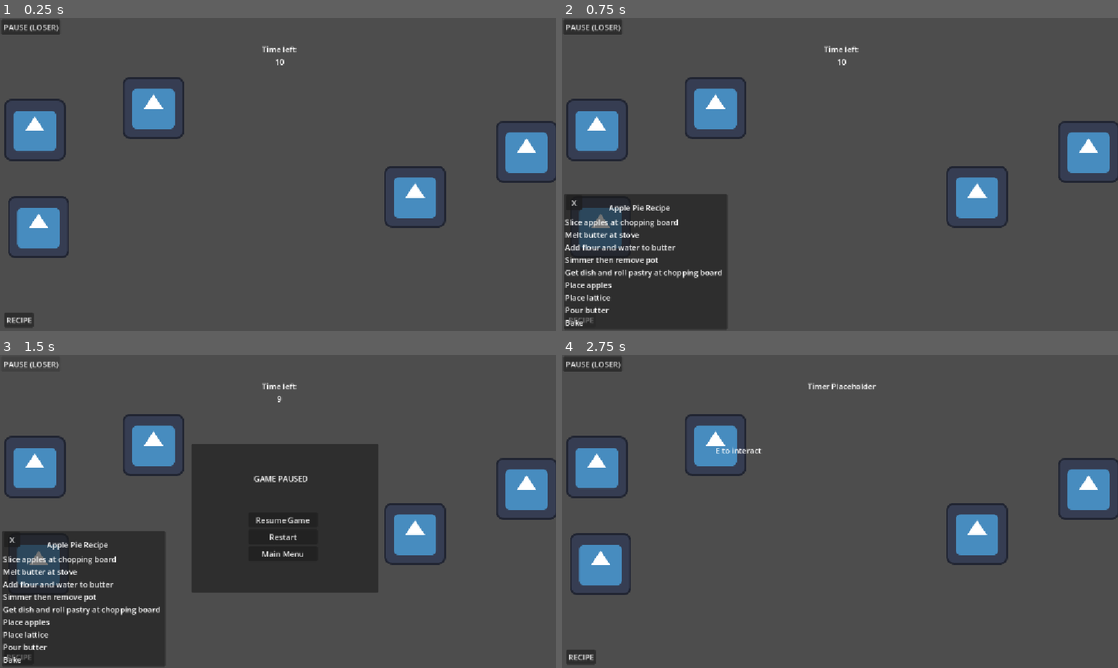
Above: before the commit, frames 1-4 (two rows, left to right).
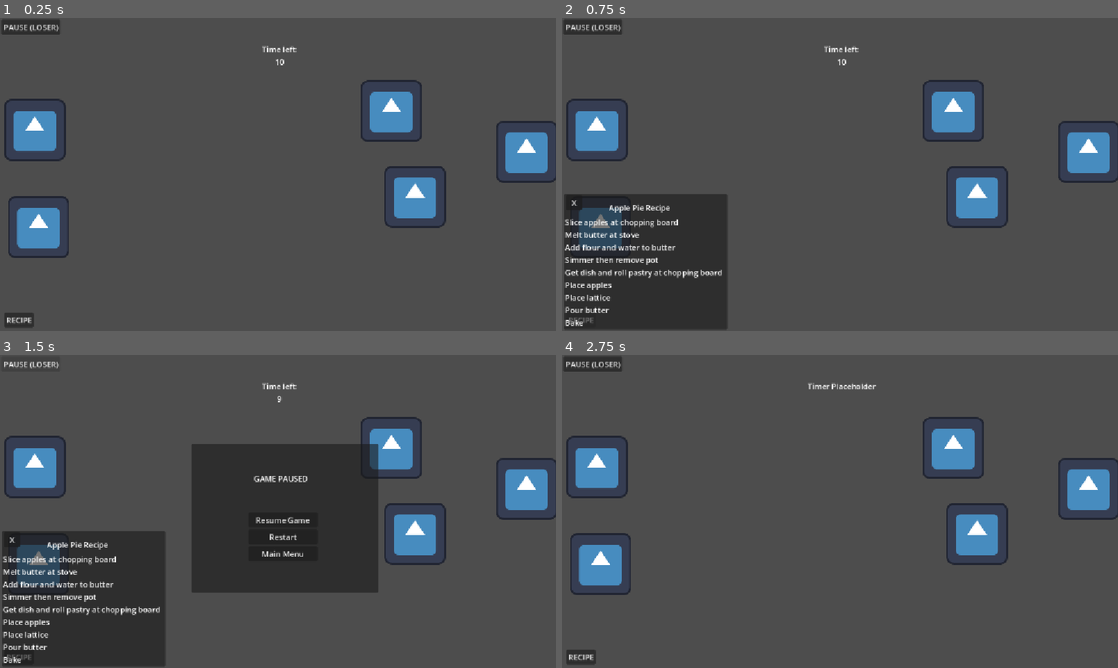
Above: after the commit, the same moments.

Repository: tszyana/SenselessChefs
Game: Godot game, scene res://scenes/kitchen.tscn
Same seed, same stepped clock (60 frames per second), same inputs: the game is played once before the commit and once after it. This scene is started directly instead of the project's main scene. The engine's default icon, where the game draws it, is replaced by a stand-in: a white triangle on a blue panel in a dark square.
Inputs:
- Up to frame 1 (0.25 s): no input
- Up to frame 2 (0.75 s): click "RECIPE" at 0.5 s
- Up to frame 3 (1.5 s): click "PAUSE (LOSER)" at 1.25 s
- Up to frame 4 (2.75 s): click "Restart" at 2 s

The runs differ from the first frame. In frame 1, 2.6% of the frame differs, in the area x 22-76%, y 18-40%; in frame 2, 2.6%; in frame 3, 2.5%; in frame 4, 2.6%.
Error before the commit: Attempt to call function 'show' in base 'null instance' on a null instance. (res://scripts/player_mute.gd:30)

Commit message:
temporary fix for other players no move

Diff:
--- a/scenes/kitchen.tscn
+++ b/scenes/kitchen.tscn
@@ -51,7 +51,6 @@
 [node name="Players" type="Node2D" parent="." unique_id=1408460873]
 
 [node name="MutePlayer" parent="Players" unique_id=102776357 instance=ExtResource("1_01sk3")]
-visible = false
 position = Vector2(811, 193)
 
 [node name="DeafPlayer" parent="Players" unique_id=1982512972 instance=ExtResource("2_jtesv")]
@@ -59,6 +58,7 @@
 position = Vector2(363, 436)
 
 [node name="BlindPlayer" parent="Players" unique_id=1426497895 instance=ExtResource("3_c621a")]
+visible = false
 position = Vector2(318, 186)
 
 [node name="Control" type="Control" parent="." unique_id=751850616]
--- a/scripts/chopping_board.gd
+++ b/scripts/chopping_board.gd
@@ -5,6 +5,13 @@
 @export var chop_time := 1.5
 
 var ingredients = []
+const COMBOS = {
+	"chopped_apple": ["apple"],
+	"dough": ["flour", "egg", "salt"]
+}
+
+var current_combo_index := 0
+var current_ingredient_index := 0
 
 # Called when the node enters the scene tree for the first time.
 func _ready() -> void:
@@ -13,26 +20,62 @@
 func _on_interact():
 	# if player is holding object??
 	var player = get_tree().get_first_node_in_group("player_blind")
-	var item = player.get_item()
-
-	ingredients.append(item.item_name)
 
 	if not player.carrying_item:
 		print("Not holding anything u dummy")
 		return
 
-	print("Chopping...")
+	var item = player.remove_item()
+
+	# get current recipe
+	var combo = COMBOS.values()[current_combo_index]
+	var expected_ingredient = combo[current_ingredient_index]
+
+	if item.item_name != expected_ingredient:
+		item.reparent(self)
+		item.position = Vector2.ZERO
+		make_result(item, "trash")
+		return
+
+	# if correct, then move item to chopping board
+	item.reparent(self)
+	item.position = Vector2.ZERO
+
+	ingredients.append(item.item_name)
+
 	player.can_move = false
 	interactable.is_interactable = false
 
-	if item and item.item_name == "apple":
-		# chop apples
-		pass
-	else:
-		pass
+	print("Chopping", item.item_name) # placeholder for sprite change??
 
 	await get_tree().create_timer(chop_time).timeout
 
-	print("Finished chopping!")
+	check_recipe(item)
+
 	player.can_move = true
 	interactable.is_interactable = true
+
+func check_recipe(item: Pickable):
+	var names = ingredients.duplicate()
+	names.sort()
+
+	for result in COMBOS:
+		var recipe = COMBOS[result].duplicate()
+		recipe.sort()
+
+		if names == recipe:
+			make_result(item, result)
+			return
+	if ingredients.size() >= 3:
+		make_result(item, "trash")
+
+func make_result(item: Pickable, result_name: String):
+	item.item_name = result_name
+	item.get_node("Sprite2D").texture = null
+
+	for ingredient in get_children():
+		if ingredient is Pickable and ingredient != item:
+			ingredient.queue_free()
+
+	ingredients.clear()
+	ingredients.append(result_name)
--- a/scripts/player_blind.gd
+++ b/scripts/player_blind.gd
@@ -30,6 +30,12 @@
 func get_item() -> Pickable:
 	return held_item
 
+func remove_item() -> Pickable:
+	var item = held_item
+	held_item = null
+	carrying_item = false
+	return item
+
 func update_vision() -> void:
 	pass # for the blind thing
 
@@ -52,10 +58,6 @@
 	held_item = null
 
 
-
-func delete_item() -> void:
-	pass
-
 func _on_vision_area_area_entered(area: Area2D) -> void:
 	if area is Pickable:
 		is_in_range = true
@@ -68,4 +70,5 @@
 		target_object = null
 
 func _ready():
-	$RecipeButton.hide()
+	#$RecipeButton.hide()
+	pass
--- a/scripts/player_deaf.gd
+++ b/scripts/player_deaf.gd
@@ -6,4 +6,5 @@
 	move_and_slide()
 
 func _ready():
-	$RecipeButton.hide()
+	#$RecipeButton.hide()
+	pass
--- a/scripts/player_mute.gd
+++ b/scripts/player_mute.gd
@@ -27,4 +27,5 @@
 			pass
 
 func _ready():
-	$RecipeButton.show()
+	#$RecipeButton.show()
+	pass
